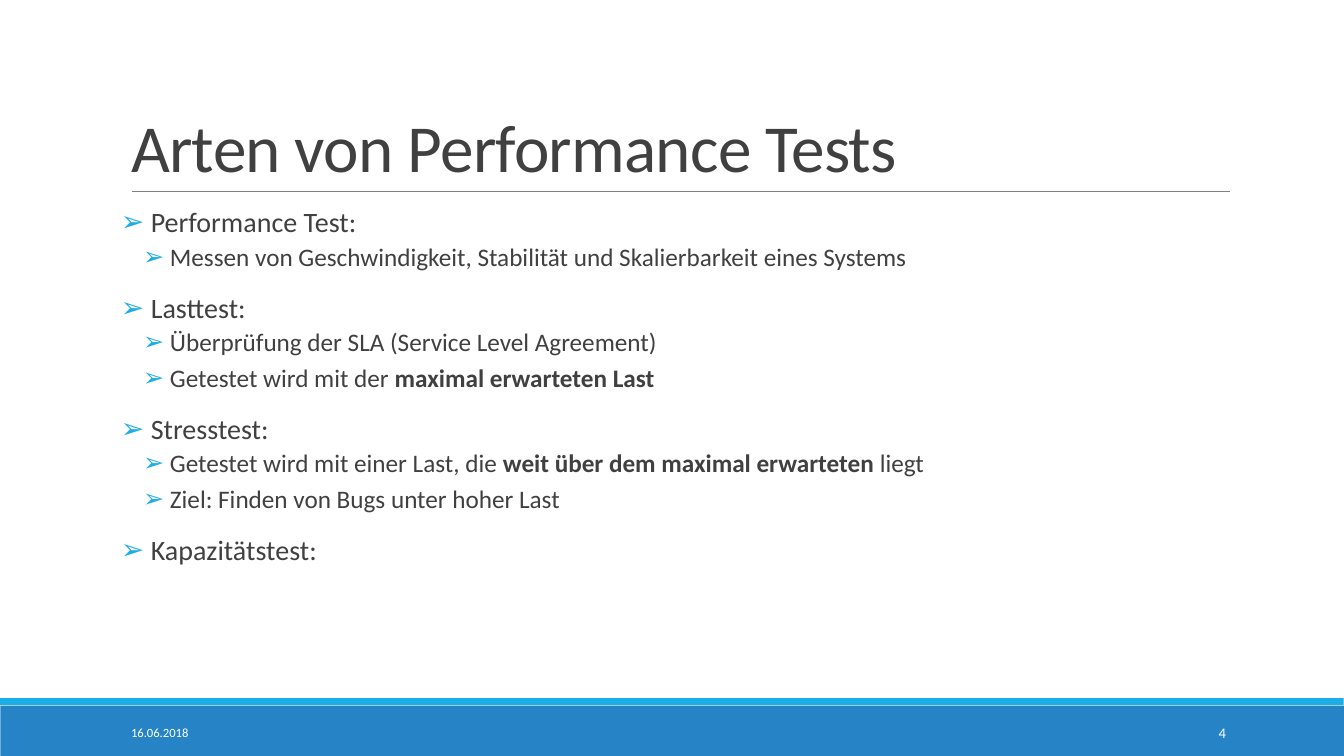
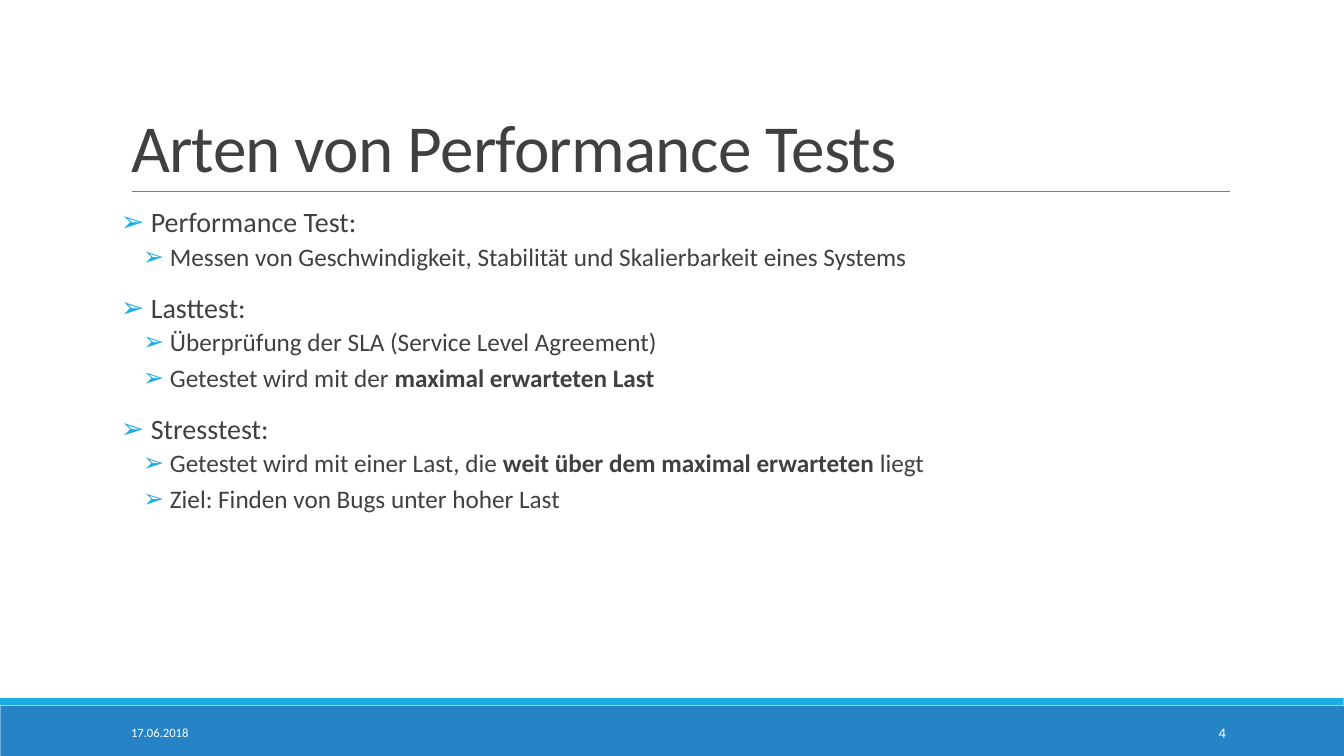
Before and after one commit to StTraeger/sqs-car-webservice, a slide deck: slide 4 of LoadTesting.pptx. Drawn at 1344x756 pixels with LibreOffice and Linux fonts; fonts in the diff are those of the drawing. Boxes give left, top, right and bottom in pixels: in the first picture for what was removed or moved away, otherwise in the second. Text is boxed around its words. In the diff, an @@ line names an element or a change of style, - is before the commit and + after.

```diff
--- a/LoadTesting.pptx
+++ b/LoadTesting.pptx
@@ text at (x1=151, y1=540, x2=317, y2=565): paragraph removed @@
-➢ Kapazitätstest:
@@ text at (x1=131, y1=728, x2=188, y2=737): text changed @@
-16.06.2018
+17.06.2018
```
Also in this commit, not shown: 10 other slides changed, 2 slides added, 1 other file.
